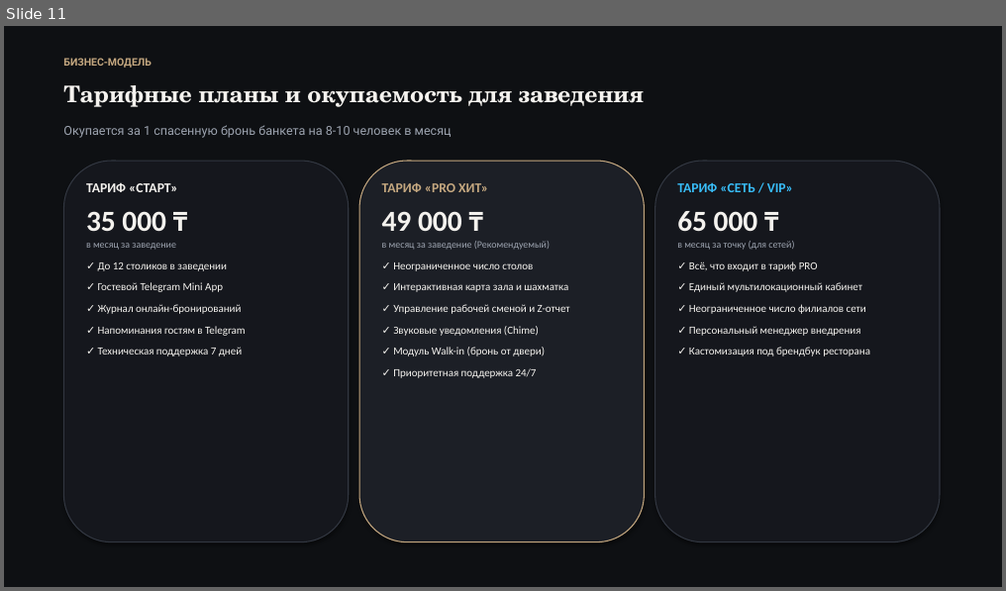
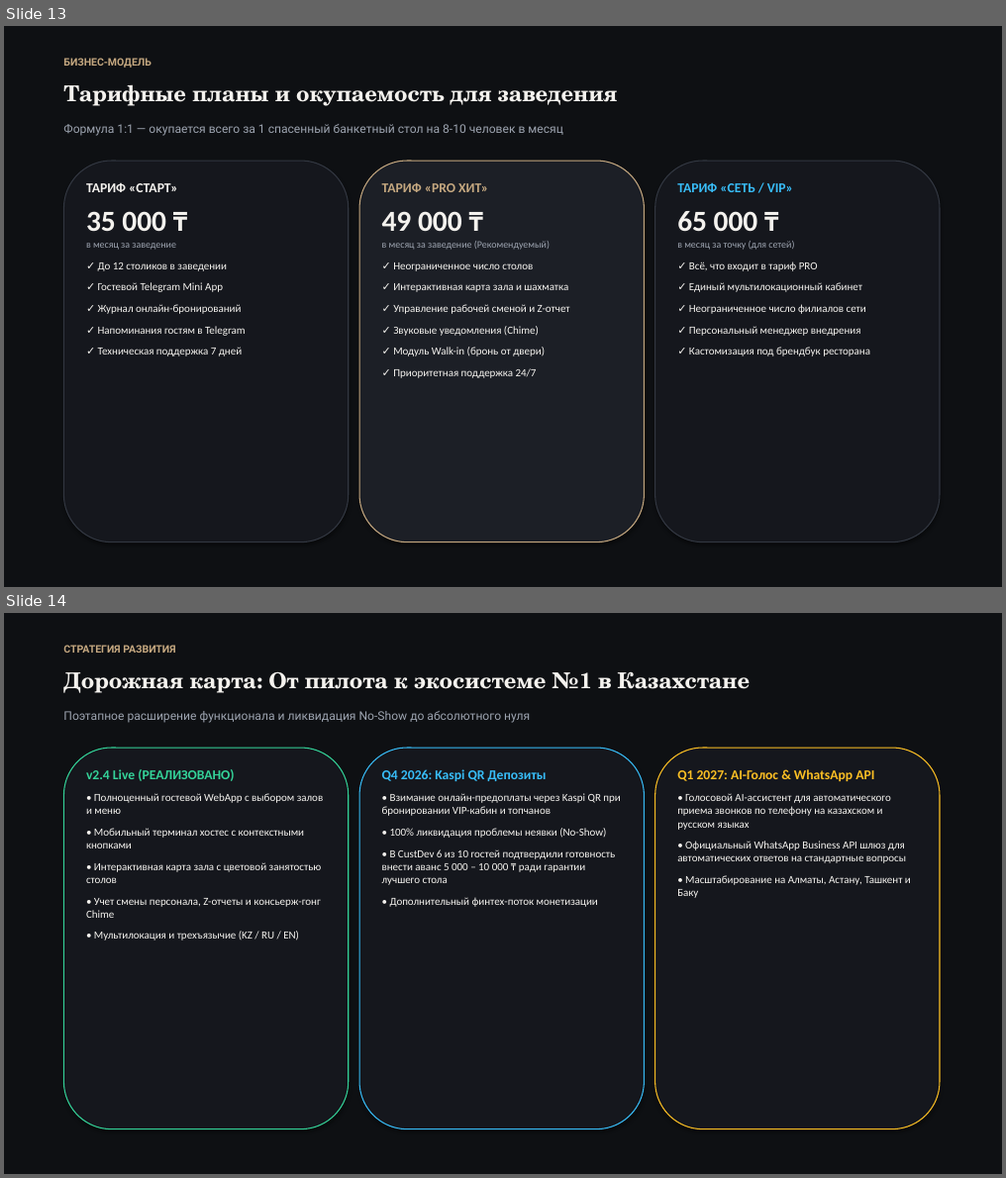
Before and after one commit to Sp1ceMan/restokz-bot, a slide deck: RestoKZ_Presentation.pptx. Shown one above the other, each under a label of ours: slide 11 before the commit, slides 13 and 14 after it. The pictures are 1006x591 and 1006x1178 pixels, drawn with LibreOffice and Linux fonts; fonts in the diff are those of the drawing. Boxes give left, top, right and bottom in pixels: in the first picture for what was removed or moved away, otherwise in the second. Text is boxed around its words. In the diff, an @@ line names an element or a change of style, - is before the commit and + after.

Commit message:
feat: integrate CustDev hypotheses, competitive matrix, and blue ocean positioning into 15-slide master presentation

```diff
--- a/RestoKZ_Presentation.pptx
+++ b/RestoKZ_Presentation.pptx
@@ slide 14 added at (4, 613, 1002, 1174), background #FFFFFF @@
@@ rectangle added at (4, 613, 1002, 1174), fill #0E1013 @@
@@ text added at (63, 645, 175, 653), 10 pt, text #C5A880, bold @@
+СТРАТЕГИЯ РАЗВИТИЯ
@@ text added at (63, 671, 749, 693), 21 pt, text #F4F2EE, bold @@
+Дорожная карта: От пилота к экосистеме №1 в Казахстане
@@ text added at (63, 711, 530, 723), 11.5 pt, text #9CA3AF @@
+Поэтапное расширение функционала и ликвидация No-Show до абсолютного нуля
@@ rounded rectangle added at (63, 748, 349, 1130), fill #15171D, outline #34D399 1 pt @@
@@ rounded rectangle added at (359, 748, 645, 1130), fill #15171D, outline #38BDF8 1 pt @@
@@ rounded rectangle added at (655, 748, 940, 1130), fill #15171D, outline #FBBF24 1 pt @@
@@ text added at (86, 769, 324, 941), 10.5 pt, text #F4F2EE @@
+v2.4 Live (РЕАЛИЗОВАНО)
+• Полноценный гостевой WebApp с выбором залов и меню
+• Мобильный терминал хостес с контекстными кнопками
+• Интерактивная карта зала с цветовой занятостью столов
+• Учет смены персонала, Z-отчеты и консьерж-гонг Chime
+• Мультилокация и трехъязычие (KZ / RU / EN)
@@ text added at (382, 769, 620, 907), 10.5 pt, text #F4F2EE @@
+Q4 2026: Kaspi QR Депозиты
+• Взимание онлайн-предоплаты через Kaspi QR при бронировании VIP-кабин и топчанов
+• 100% ликвидация проблемы неявки (No-Show)
+• В CustDev 6 из 10 гостей подтвердили готовность внести аванс 5 000 – 10 000 ₸ ради гарантии лучшего стола
+• Дополнительный финтех-поток монетизации
@@ text added at (677, 769, 911, 898), 10.5 pt, text #F4F2EE @@
+Q1 2027: AI-Голос & WhatsApp API
+• Голосовой AI-ассистент для автоматического приема звонков по телефону на казахском и русском языках
+• Официальный WhatsApp Business API шлюз для автоматических ответов на стандартные вопросы
+• Масштабирование на Алматы, Астану, Ташкент и Баку
@@ what was slide 11 is now slide 13 @@
@@ slide 13 changed as well @@
@@ text "Тарифные планы и окупаемость для ..." at (63, 84, 617, 106): size 22 to 21 pt @@
@@ text at (63, 124, 563, 136): text changed; size 12 to 11.5 pt @@
-Окупается за 1 спасенную бронь банкета на 8-10 человек в месяц
+Формула 1:1 — окупается всего за 1 спасенный банкетный стол на 8-10 человек в месяц
```
Also in this commit, not shown: 11 other slides changed, 2 other slides added, 2 other files.
